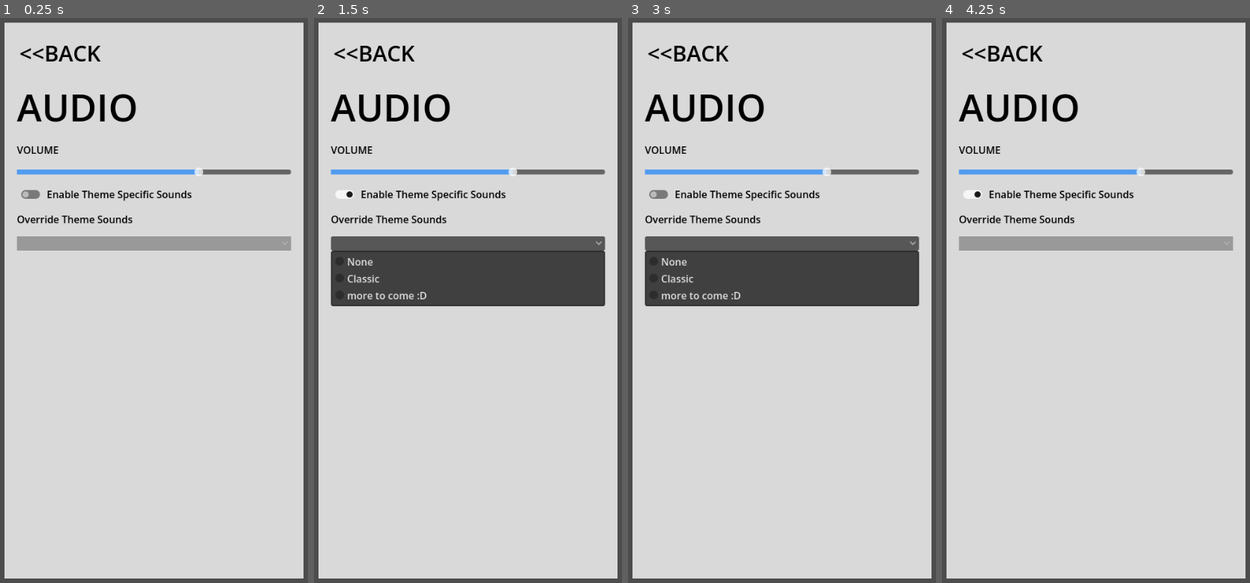
Above: before the commit, frames 1-4 (left to right).
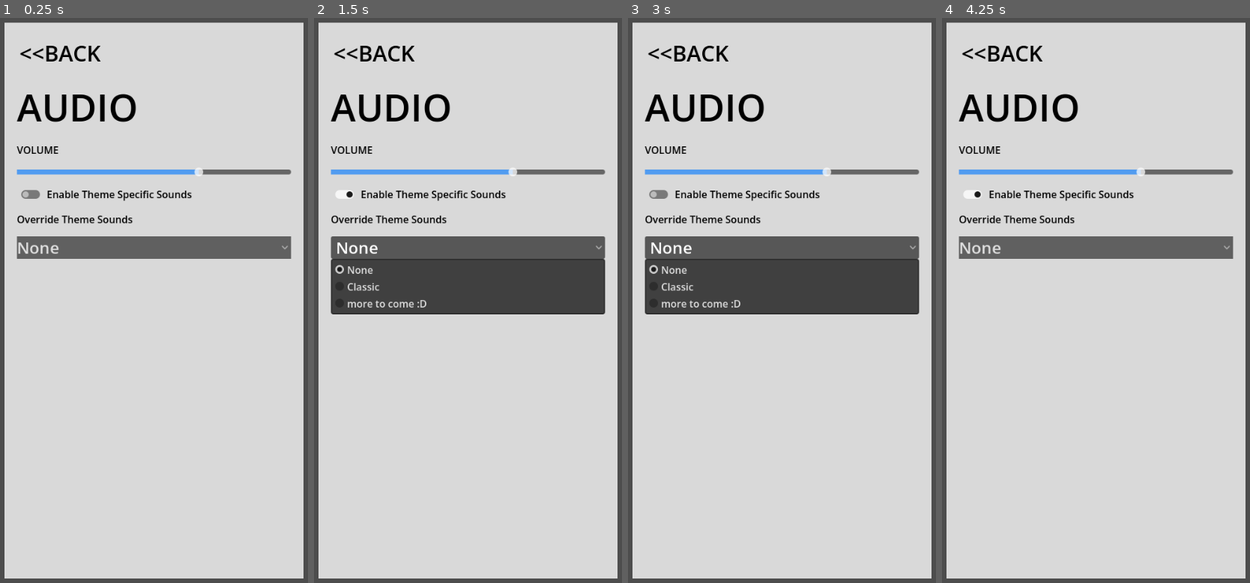
Above: after the commit, the same moments.

Repository: aidan-oien/MinesweeperGO
Game: Godot game, scene res://audio.tscn
Two runs of this game, one before a commit and one after it. Both use one fixed random seed, a clock stepped at 60 frames per second and the inputs below. This scene is started directly instead of the project's main scene.
Inputs (mouse positions are in pixels of both pictures, inside the frame that each line leads up to; where the layout moved, square brackets give the same spot in the first picture):
- Up to frame 1 (0.25 s): no input
- Up to frame 2 (1.5 s): click (344, 193) at 0.5 s; click (468, 249) [468, 244] at 1.25 s
- Up to frame 3 (3 s): click (658, 193) at 2 s; click (782, 249) [782, 244] at 2.75 s
- Up to frame 4 (4.25 s): click (972, 193) at 3.5 s

The runs differ from the first frame. In frame 1, 3.5% of the frame differs, in the area x 5-95%, y 38-43%; in frame 2, 2.3%; in frame 3, 2.3%; in frame 4, 3.5%.

Commit message:
dropdown change in audio

Diff:
--- a/audio.tscn
+++ b/audio.tscn
@@ -7,6 +7,7 @@
 bg_color = Color(0.31862992, 0.6126405, 0.9385581, 1)
 
 [sub_resource type="StyleBoxFlat" id="StyleBoxFlat_4w2ea"]
+bg_color = Color(0.3779188, 0.3779189, 0.37791875, 1)
 
 [node name="Settings" type="Control" unique_id=557893005]
 layout_mode = 3
@@ -92,7 +93,9 @@
 
 [node name="OptionButton" type="OptionButton" parent="MarginContainer/PanelContainer/MarginContainer/VBoxContainer" unique_id=1238337681]
 layout_mode = 2
+theme_override_font_sizes/font_size = 26
 theme_override_styles/normal = SubResource("StyleBoxFlat_4w2ea")
+selected = 0
 item_count = 3
 popup/item_0/text = "None"
 popup/item_0/id = 0
